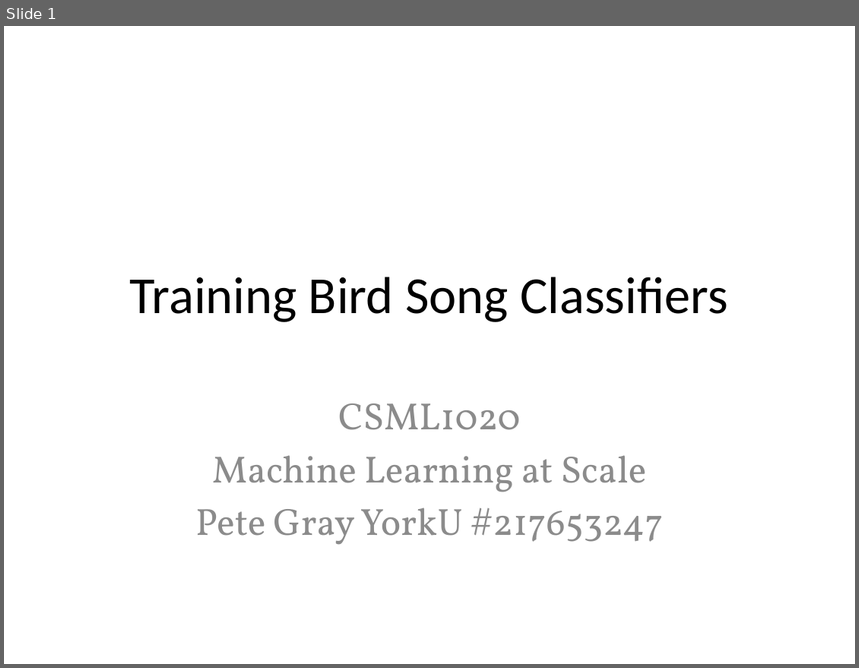
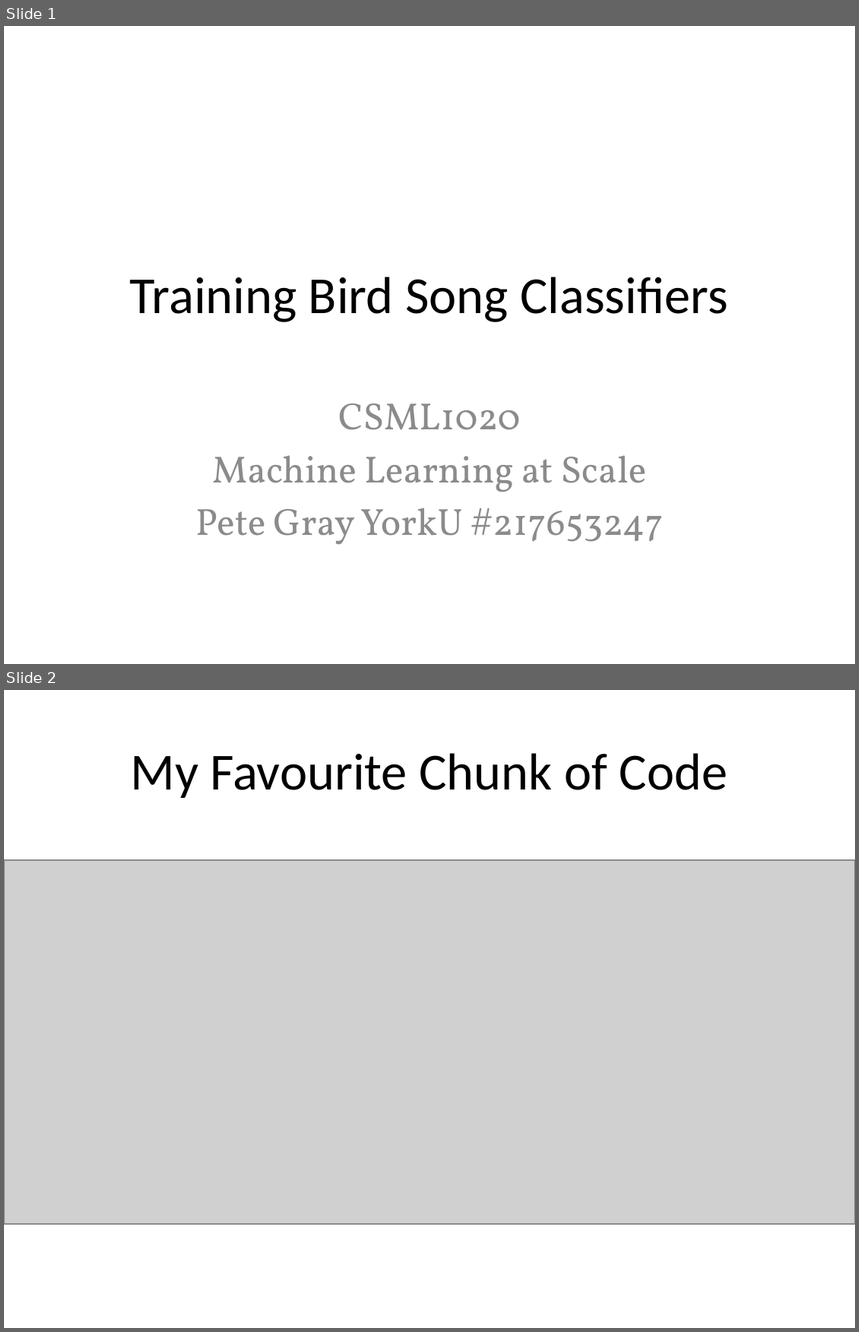
Before and after one commit to 3dspace/machine-learning-at-scale, a slide deck: training_birdsong_classifiers.pptx. Shown one above the other, each under a label of ours: slide 1 before the commit, slides 1 and 2 after it. The pictures are 859x668 and 859x1332 pixels, drawn with LibreOffice and Linux fonts; fonts in the diff are those of the drawing; grey boxes stand for pictures. Boxes give left, top, right and bottom in pixels: in the first picture for what was removed or moved away, otherwise in the second. Text is boxed around its words. In the diff, an @@ line names an element or a change of style, - is before the commit and + after.

```diff
--- a/training_birdsong_classifiers.pptx
+++ b/training_birdsong_classifiers.pptx
@@ slide 2 added at [4,690,855,1328], background #FFFFFF @@
@@ title added at [131,753,728,798], 44 pt, text #000000 @@
+My Favourite Chunk of Code
@@ picture added at [4,860,855,1224] @@
```
Also in this commit, not shown: 4 other slides added.
